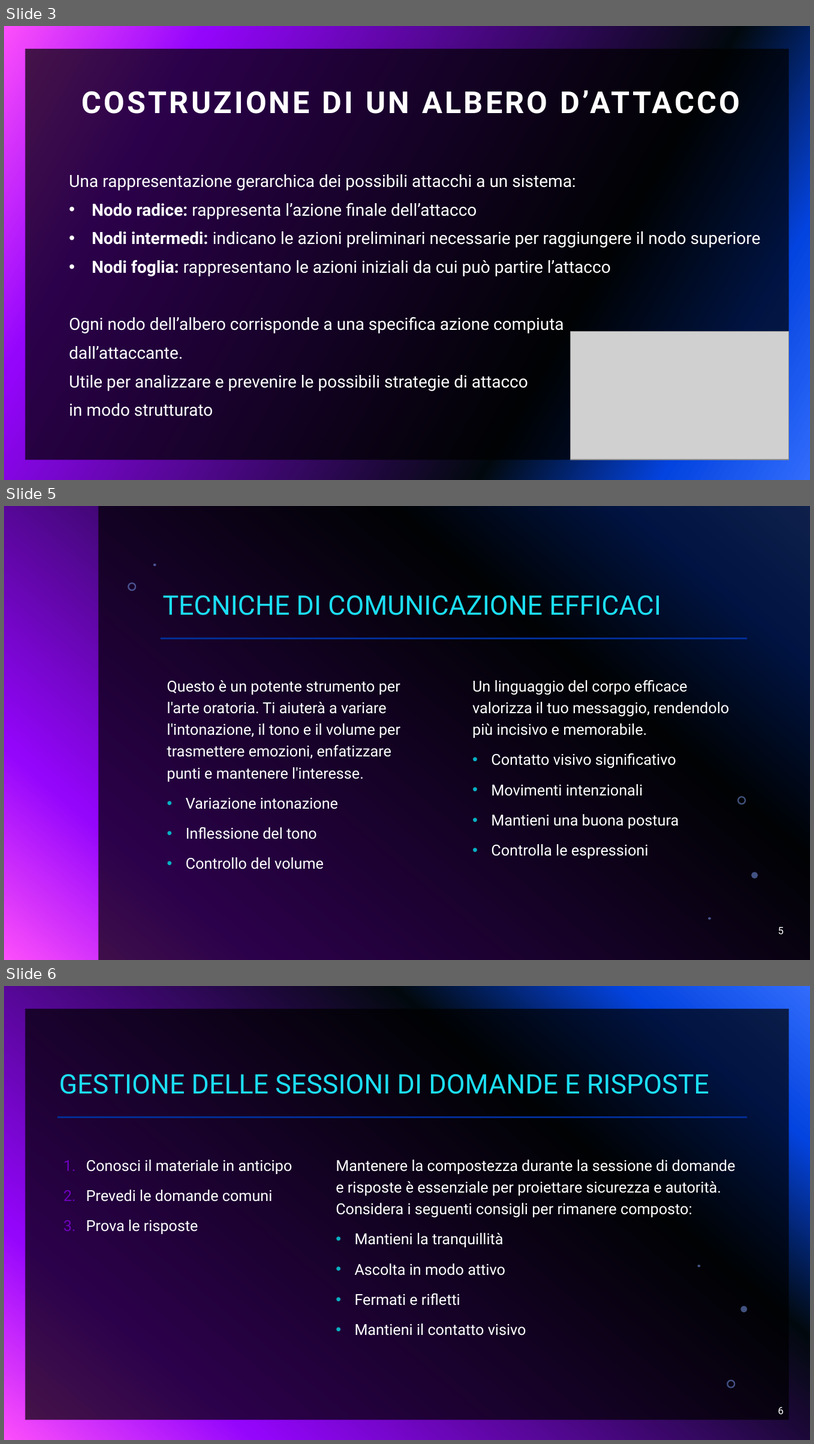
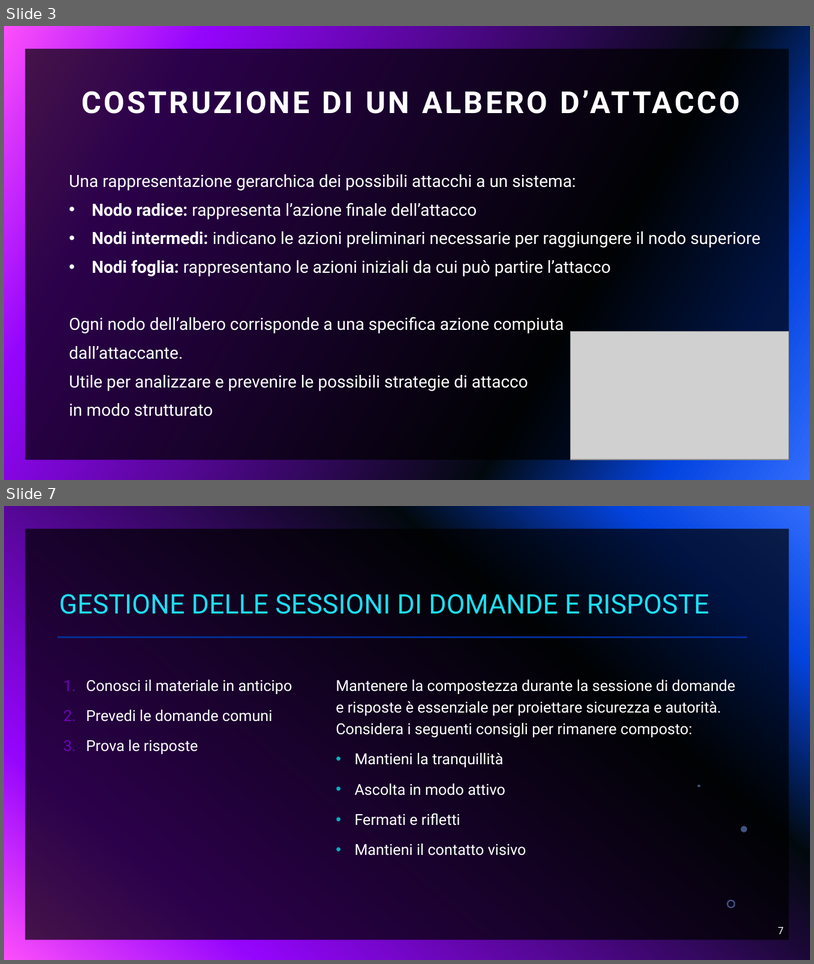
Before and after one commit to giorgiosiniscalchi/Nebula16-ITA, a slide deck: Presentazione Nebula16.pptx. Shown one above the other, each under a label of ours: slides 3, 5 and 6 before the commit, slides 3 and 7 after it; the slides between them are not shown. The pictures are 814x1444 and 814x964 pixels, drawn with LibreOffice and Linux fonts; fonts in the diff are those of the drawing; grey boxes stand for pictures; background and template pictures are left out. Boxes give left, top, right and bottom in pixels: in the first picture for what was removed or moved away, otherwise in the second. Text is boxed around its words. In the diff, an @@ line names an element or a change of style, - is before the commit and + after.

```diff
--- a/Presentazione Nebula16.pptx
+++ b/Presentazione Nebula16.pptx
@@ slide 5 removed at [4, 506, 810, 960], background gradient #316CFC to #0343DF to #02090E to #9405FC to #FC4EFB @@
@@ group removed at [98, 506, 810, 960]: 5 freeform shapes, 1 rectangle @@
@@ title removed at [163, 595, 662, 615] @@
-TECNICHE DI COMUNICAZIONE EFFICACI
@@ line removed from (161, 639) to (748, 639) @@
@@ text removed at [167, 680, 401, 869] @@
-Questo è un potente strumento per l'arte oratoria. Ti aiuterà a variare l'intonazione, il tono e il volume per trasmettere emozioni, enfatizzare punti e mantenere l'interesse.
-  • Variazione intonazione
-  • Inflessione del tono
-  • Controllo del volume
@@ text removed at [473, 680, 729, 858] @@
-Un linguaggio del corpo efficace valorizza il tuo messaggio, rendendolo più incisivo e memorabile.
-  • Contatto visivo significativo
-  • Movimenti intenzionali
-  • Mantieni una buona postura
-  • Controlla le espressioni
@@ page number removed at [779, 927, 784, 934] @@
-5
@@ what was slide 6 is now slide 7 @@
@@ page number at [779, 927, 784, 934]: text changed @@
-6
+7
```
Also in this commit, not shown: 2 slides changed, 2 slides added.
